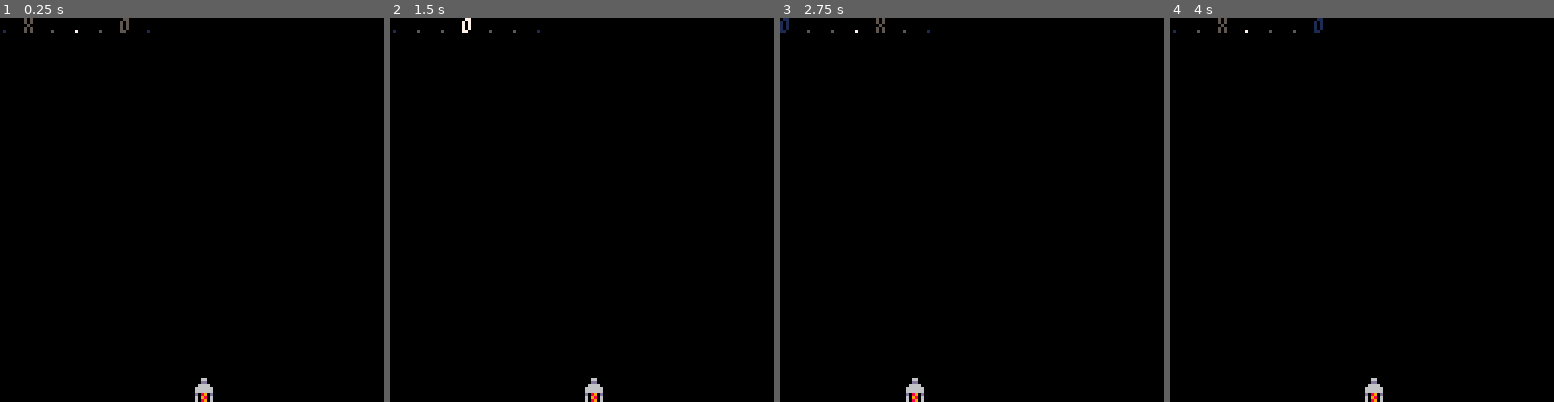
Above: before the commit, frames 1-4 (left to right).
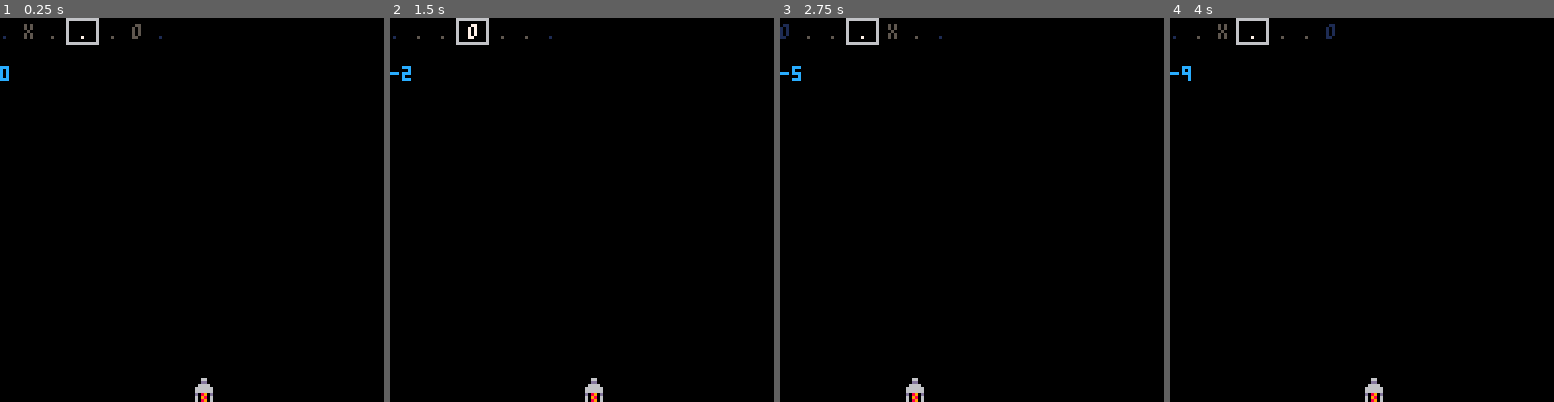
Above: after the commit, the same moments.

Repository: ryanford/EDM-Blastoff
Game: PICO-8 cartridge rhythm-game.p8
Two runs of this game, one before a commit and one after it. Both use one fixed random seed, a clock stepped at 60 frames per second and the inputs below.
Inputs:
- Up to frame 1 (0.25 s): no input
- Up to frame 2 (1.5 s): tap O (Z key) at 0.33, 0.7, 1.43 s; tap X (X key) at 1.07 s
- Up to frame 3 (2.75 s): hold Left 1.97-2.37 s; tap X (X key) at 2.07, 2.4, 2.73 s; tap O (Z key) at 2.22 s
- Up to frame 4 (4 s): hold Right 2.87-3.53 s; tap X (X key) at 3.07, 3.4, 3.73 s; tap O (Z key) at 3.1, 3.98 s

The runs differ from the first frame. In frame 1, 0.6% of the frame differs, in the area x 0-43%, y 0-17%; in frame 2, 0.5%; in frame 3, 0.5%; in frame 4, 0.6%.

Commit message:
make pattern work

Diff:
--- a/rhythm-game.p8
+++ b/rhythm-game.p8
@@ -9,6 +9,7 @@
   p.spd=30
   p.sprite={1,p.x,p.y}
   p.lane=2
+  p.score = 0
 
   lanes={32,64,96}
 
@@ -16,8 +17,8 @@
   time_now=time()
   dt=0
   step=0
-  keys = {".","x","o"}
-  pattern = {1,1,3,1,1,1,2,1}
+  keys = {".","o","x"}
+  pattern = {1,1,2,1,1,1,3,1}
   pattern_step = 0
 end
 
@@ -26,11 +27,13 @@
   update_time()
   update_player()
   update_pattern()
+  pattern_input()
 end
 
 function _draw()
   cls()
   spr(unpack(p.sprite))
+  print(p.score, 0, 16, 12)
   draw_pattern()
 end
 
@@ -58,19 +61,41 @@
   p.sprite[2]=p.x
 end
 
+function pattern_input()
+  local current_step = pattern[pattern_step + 1]
+  if btnp(4) then
+    if current_step == 2 then
+      sfx(10)
+      p.score += 1
+    else
+      sfx(12)
+      p.score -= 1
+    end
+  end
+  if btnp(5) then
+    if current_step == 3 then
+      sfx(11)
+      p.score += 1
+    else
+      sfx(12)
+      p.score -= 1
+    end
+  end
+end
+
 function update_pattern()
   pattern_step = flr(step/16)
 end
 
 function draw_pattern()
-  print(keys[pattern[((pattern_step - 3) % 8 ) + 1]], 0, 0, 1)
-  print(keys[pattern[((pattern_step - 2) % 8 ) + 1]], 8, 0, 5)
-  print(keys[pattern[((pattern_step - 1) % 8 ) + 1]], 16, 0, 5)
-  print(keys[pattern[(pattern_step % 8) + 1]], 24, 0, 7)
-  print(keys[pattern[((pattern_step + 1) % 8 ) + 1]], 32, 0, 5)
-  print(keys[pattern[((pattern_step + 2) % 8 ) + 1]], 40, 0, 5)
-  print(keys[pattern[((pattern_step + 3) % 8 ) + 1]], 48, 0, 1)
-  -- print(pattern_step + 1, 64, 64, 7 )
+  rect(22,0,32,8,6)
+  print(keys[pattern[((pattern_step - 3) % 8 ) + 1]], 0, 2, 1)
+  print(keys[pattern[((pattern_step - 2) % 8 ) + 1]], 8, 2, 5)
+  print(keys[pattern[((pattern_step - 1) % 8 ) + 1]], 16, 2, 5)
+  print(keys[pattern[(pattern_step % 8) + 1]], 26, 2, 7)
+  print(keys[pattern[((pattern_step + 1) % 8 ) + 1]], 36, 2, 5)
+  print(keys[pattern[((pattern_step + 2) % 8 ) + 1]], 44, 2, 5)
+  print(keys[pattern[((pattern_step + 3) % 8 ) + 1]], 52, 2, 1)
 end
 
 function sync_music()
Not shown, changed: the sound effects (__sfx__) section of rhythm-game.p8
